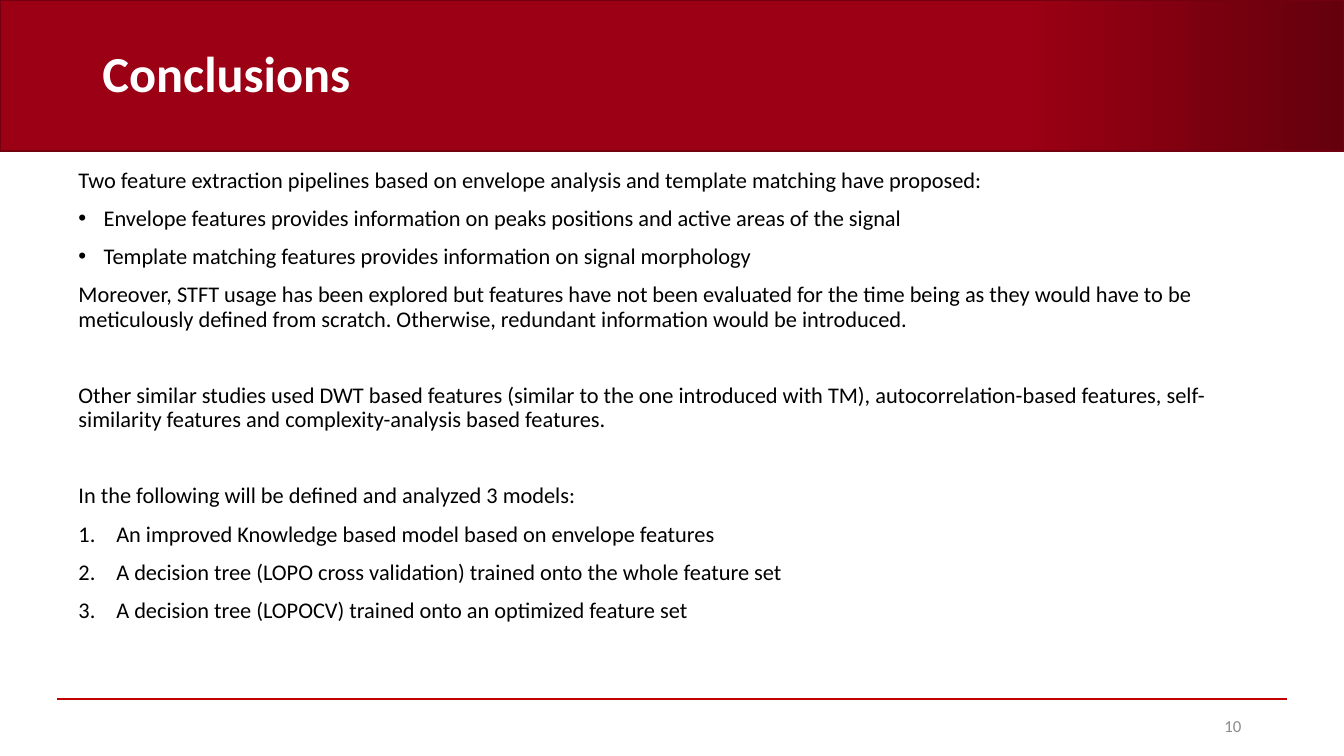
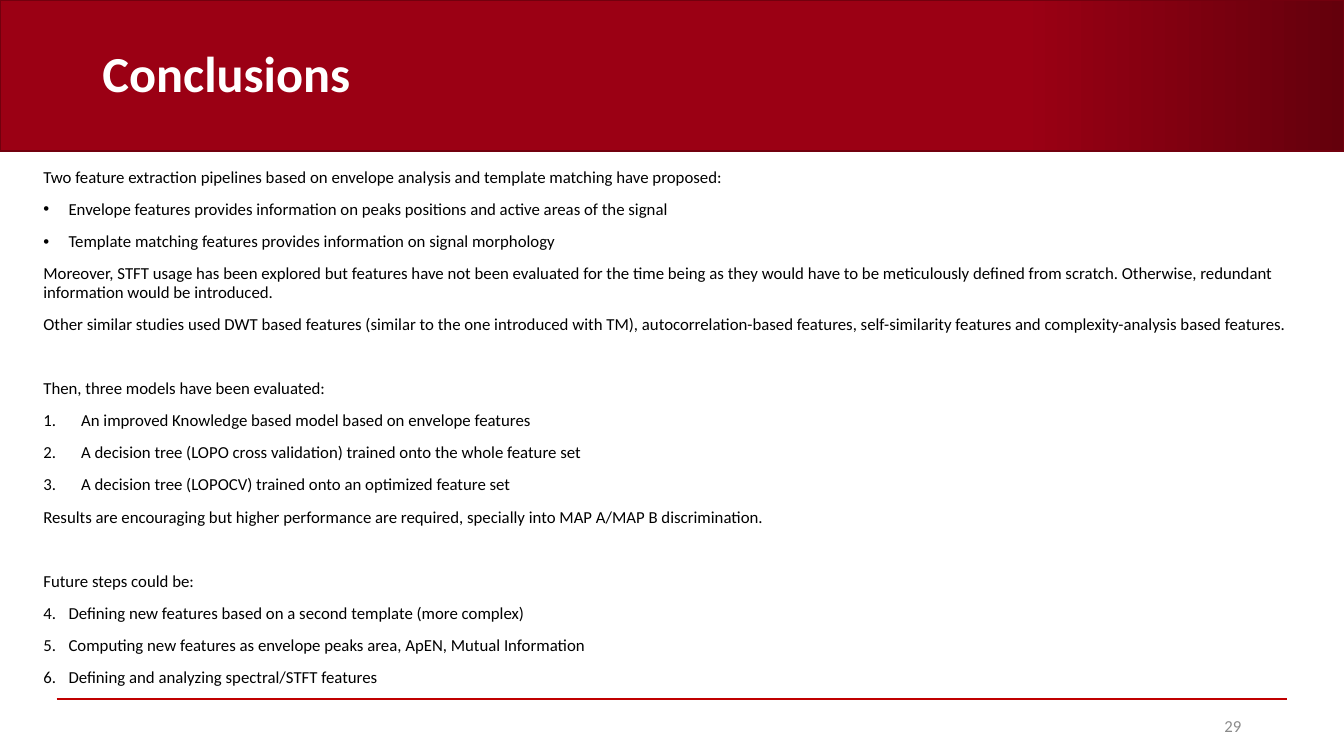
Before and after one commit to AndreaCorrado00/Tesi_magistrale_Corrado_Andrea, a slide deck: slide 29 of Documentation/9. Features and classification results V2.pptx (slide 10 before the commit). Drawn at 1344x756 pixels with LibreOffice and Linux fonts; fonts in the diff are those of the drawing; background and template pictures are left out. Boxes give left, top, right and bottom in pixels: in the first picture for what was removed or moved away, otherwise in the second. Text is boxed around its words. In the diff, an @@ line names an element or a change of style, - is before the commit and + after.

Commit message:
presentation complete

```diff
--- a/Documentation/9. Features and classification results V2.pptx
+++ b/Documentation/9. Features and classification results V2.pptx
@@ text "Two feature extraction pipelines based ...": place and size @@
-text "Two feature extraction pipelines based ..." at box(78, 172, 1205, 622)
+text "Two feature extraction pipelines based ..." at box(43, 171, 1285, 686)
@@ text at box(43, 171, 1285, 493): size 16 to 12 pt in "Two feature extraction pipelines based on envelope ...", "Envelope features provides information on peaks positions ...", "Template matching features provides information on signal ...", "Moreover, STFT usage has been explored but ..." and 4 more places @@
@@ text at box(43, 382, 325, 396): text changed; size 16 to 12 pt @@
-In the following will be defined and analyzed 3 models:
+Then, three models have been evaluated:
@@ text at box(43, 511, 762, 686): paragraphs added @@
+Results are encouraging but higher performance are required, specially into MAP A/MAP B discrimination.
+Future steps could be:
+1. Defining new features based on a second template (more complex)
+2. Computing new features as envelope peaks area, ApEN, Mutual Information
+3. Defining and analyzing spectral/STFT features
@@ page number at box(1224, 721, 1241, 732): text changed @@
-10
+29
```
Also in this commit, not shown: 2 other slides changed, 19 slides added, 1 other file.
